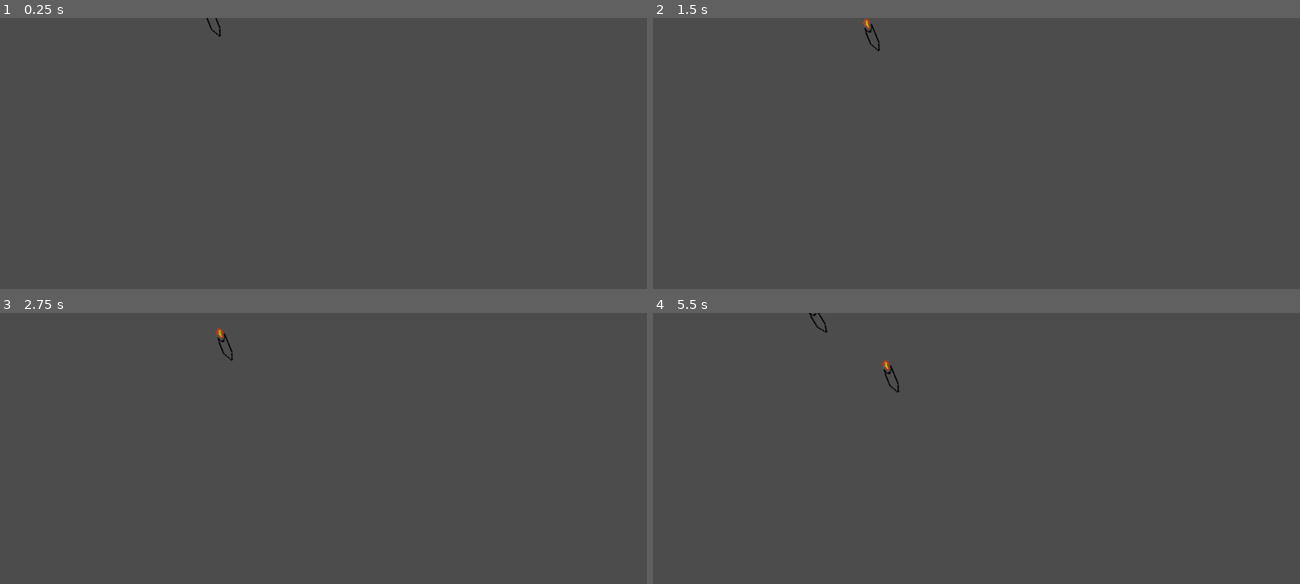
Above: before the commit, frames 1-4 (two rows, left to right).
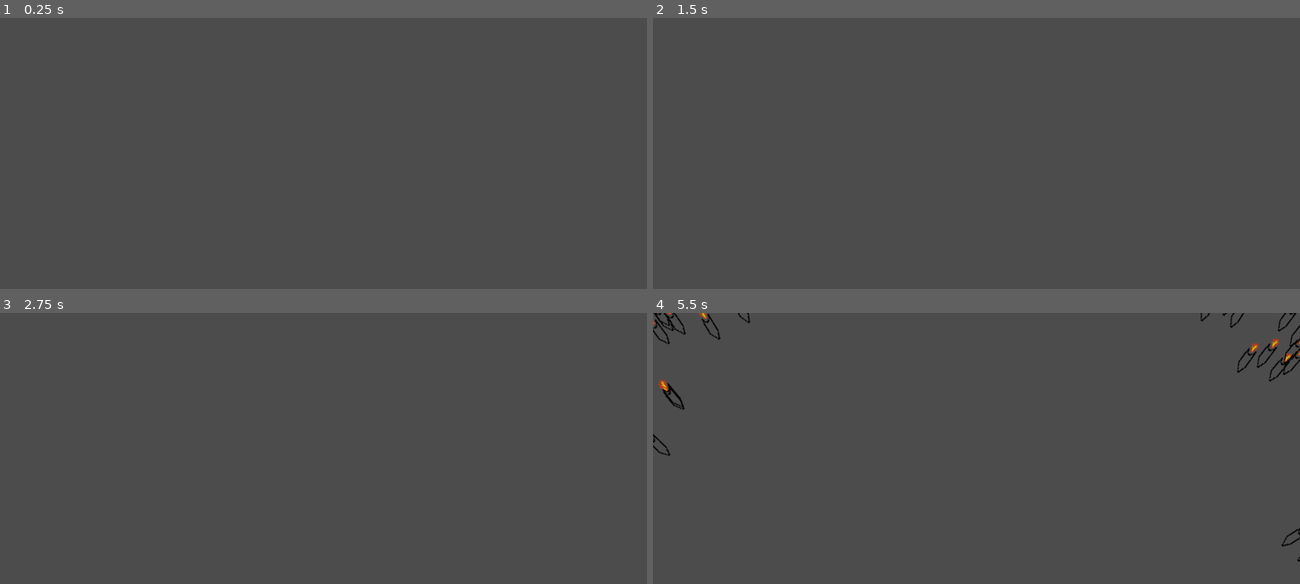
Above: after the commit, the same moments.

Repository: aJns/godot_missile_defence
Game: Godot game, scene res://MissileDefense.tscn
The game is run twice, just before and just after one commit, with the same random seed, the same clock (stepped at 60 frames per second) and the same inputs.
Inputs:
- Up to frame 1 (0.25 s): no input
- Up to frame 2 (1.5 s): tap Enter at 0.5 s
- Up to frame 3 (2.75 s): no input
- Up to frame 4 (5.5 s): tap Space at 2.75 s

The runs differ from the first frame. In frame 1, less than 0.1% of the frame differs, in the area x 31-35%, y 0-7%; in frame 2, less than 0.1%; in frame 3, less than 0.1%; in frame 4, 1.1%, in the area x 0-100%, y 0-92%.

Commit message:
Spawn missiles on a half-circle

Diff:
--- a/Missile.gd
+++ b/Missile.gd
@@ -3,28 +3,40 @@
 # Declare member variables here. Examples:
 # var a = 2
 # var b = "text"
+var gravity = Vector2(0, 2)
+var acceleration: Vector2
 var velocity: Vector2
 var target: Vector2
-var speed: float
+var max_speed: float
 
 # Called when the node enters the scene tree for the first time.
 func _ready():
 	pass
 
-func init(spawn_point_x: float, target: Vector2, speed: float):
-	var translation_vector = Vector2(spawn_point_x, 0)
-	self.translate(translation_vector)
+func init(spawn_point: Vector2, target: Vector2, max_speed: float):
+	print("Spawn point: ", spawn_point)
+	self.translate(spawn_point)
 	self.target = target
-	self.speed = speed
+	self.max_speed = max_speed
 	var pos = self.get_position()
 	var v_diff = target - pos
-	velocity = v_diff.normalized()*speed
+	velocity = v_diff.normalized()*(max_speed/2)
+	acceleration = velocity/10
 	self.look_at(target)
+
+func limit_velocity(vel, max_length):
+	if vel.length() > max_length:
+		return vel.normalized()*max_length
+	else:
+		return vel
 
 # Called every frame. 'delta' is the elapsed time since the previous frame.
 func _process(delta):
-	var distance_to_target = self.get_position().distance_to(target)
-	if distance_to_target <= delta*speed:
+	velocity += gravity + acceleration
+	velocity = limit_velocity(velocity, max_speed)
+	var speed = velocity.length()
+	if self.position.y > 400:
 		self.queue_free()
 
 	self.translate(delta*velocity)
+	self.look_at(position+velocity)
--- a/MissileSpawner.gd
+++ b/MissileSpawner.gd
@@ -3,10 +3,21 @@
 # Declare member variables here. Examples:
 # var a = 2
 # var b = "text"
-var spawn_per_minute = 12
+var spawn_per_minute = 120
 var time_between_spawns_s = 60/spawn_per_minute
 var time_since_last_spawn = time_between_spawns_s
-var missile_speed = 20
+var missile_speed = 100
+
+var spawn_half_circle_r = 1000
+var spawn_half_circle_center = Vector2(500, 0)
+var spawn_pt_x_range = [500-spawn_half_circle_r, 500+spawn_half_circle_r]
+
+func half_circle_y(x):
+	# Invariant: x must be in [c-r, c+r]
+	var r = spawn_half_circle_r
+	var c = spawn_half_circle_center.x
+	var y = sqrt(pow(r,2)-pow(x-c, 2))
+	return -y # minus because 2d coordinates: up is down
 
 var rng = RandomNumberGenerator.new()
 var missile = preload("res://Missile.tscn") # Will load when parsing the script.
@@ -24,8 +35,11 @@
 		time_since_last_spawn = 0
 
 func spawn_missile():
+	var spawn_y_offset = 300
 	var node = missile.instance()
-	var target = Vector2(500, 400)
-	var spawn_point_x = rng.randf_range(100, 900)
-	node.init(spawn_point_x, target, missile_speed)
+	var target = spawn_half_circle_center
+	target.y += spawn_y_offset
+	var x = rng.randf_range(spawn_pt_x_range[0], spawn_pt_x_range[1])
+	var spawn_point = Vector2(x, half_circle_y(x)+spawn_y_offset)
+	node.init(spawn_point, target, missile_speed)
 	add_child(node)
